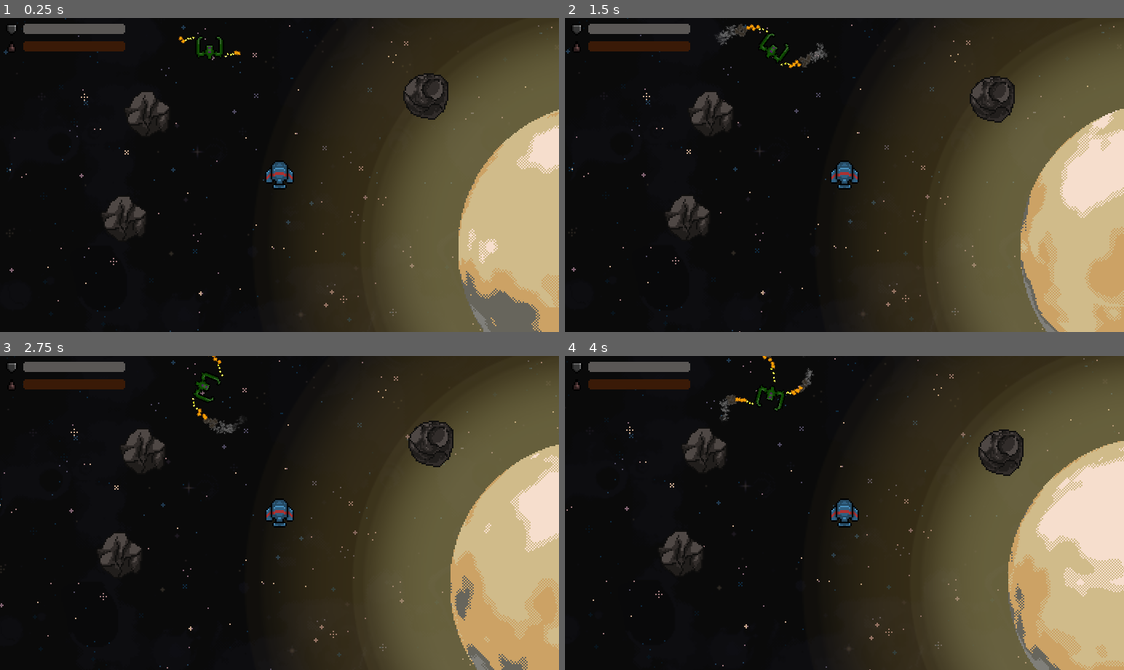
Above: before the commit, frames 1-4 (two rows, left to right).
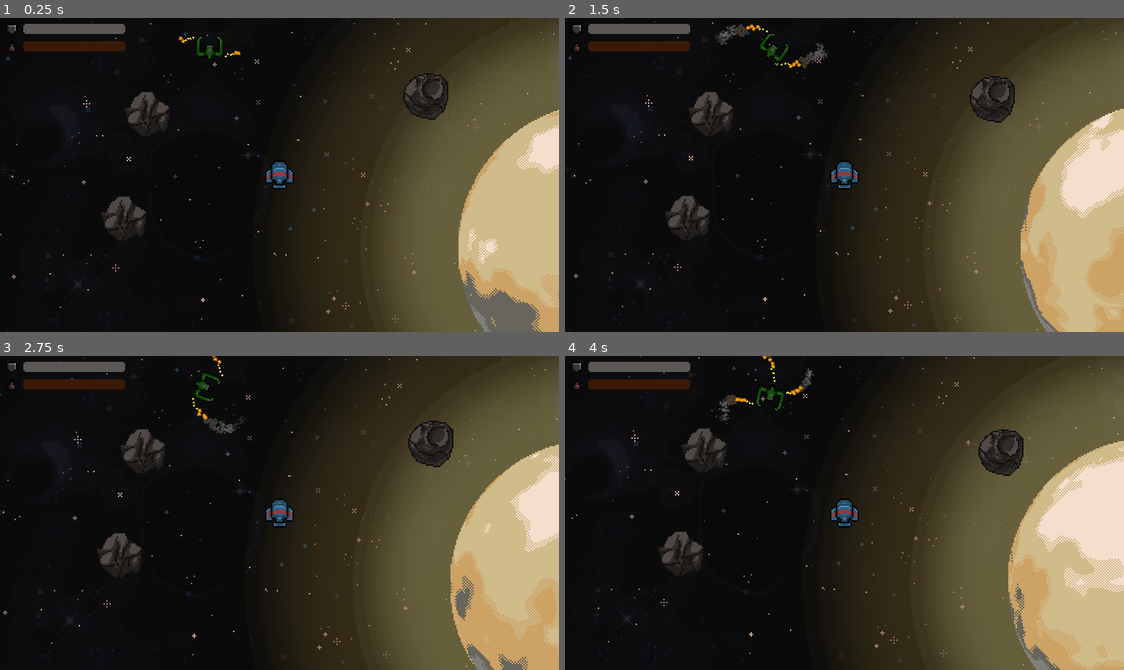
Above: after the commit, the same moments.

Repository: WekufuStudios/A-new-home
Game: Godot game, scene res://Game.tscn
Same seed, same stepped clock (60 frames per second), same inputs: the game is played once before the commit and once after it. Sound files missing from this copy of the repository are replaced by a short silence.
Inputs:
- Up to frame 1 (0.25 s): no input
- Up to frame 2 (1.5 s): no input
- Up to frame 3 (2.75 s): no input
- Up to frame 4 (4 s): no input

The runs differ from the first frame. In frame 1, 0.7% of the frame differs, in the area x 0-100%, y 0-100%; in frame 2, 0.7%; in frame 3, 0.7%; in frame 4, 0.7%.

Commit message:
Parallax modifications

Diff:
--- a/Game.gd
+++ b/Game.gd
@@ -1 +1,11 @@
 extends Node2D
+
+
+@onready var background: Sprite2D = $ParallaxBackground/ParallaxLayer/Background
+@onready var background_stars: Sprite2D = $ParallaxBackground/ParallaxLayer2/Stars1
+@onready var player: PlayerShip = Globals.player
+
+
+func _process(_delta: float) -> void:
+	background.position = floor(player.position / 500) * 500
+	background_stars.position = floor(player.position / 1000) * 1000
--- a/Game.tscn
+++ b/Game.tscn
@@ -20,28 +20,26 @@
 follow_viewport_enabled = true
 
 [node name="ParallaxLayer" type="ParallaxLayer" parent="ParallaxBackground"]
-motion_scale = Vector2(0.1, 0.1)
+motion_scale = Vector2(0.01, 0.01)
 
 [node name="Background" type="Sprite2D" parent="ParallaxBackground/ParallaxLayer"]
 modulate = Color(1, 1, 1, 0.164706)
 z_index = -10
 texture_filter = 2
 texture_repeat = 2
-position = Vector2(-1067, -936)
 texture = ExtResource("1_gp3hy")
-centered = false
 region_enabled = true
-region_rect = Rect2(0, 0, 2000, 2000)
+region_rect = Rect2(0, 0, 1500, 1500)
 
 [node name="ParallaxLayer2" type="ParallaxLayer" parent="ParallaxBackground"]
-motion_scale = Vector2(0.3, 0.3)
+motion_scale = Vector2(0.1, 0.1)
 
 [node name="Stars1" type="Sprite2D" parent="ParallaxBackground/ParallaxLayer2"]
 z_index = -5
 texture_repeat = 2
 texture = ExtResource("3_2emkl")
 region_enabled = true
-region_rect = Rect2(0, 0, 5000, 5000)
+region_rect = Rect2(0, 0, 3000, 3000)
 
 [node name="Ship1" parent="." instance=ExtResource("1_1h5ul")]
 position = Vector2(200, 132)
Not shown: 1 places in Game.tscn that only renumber resources
